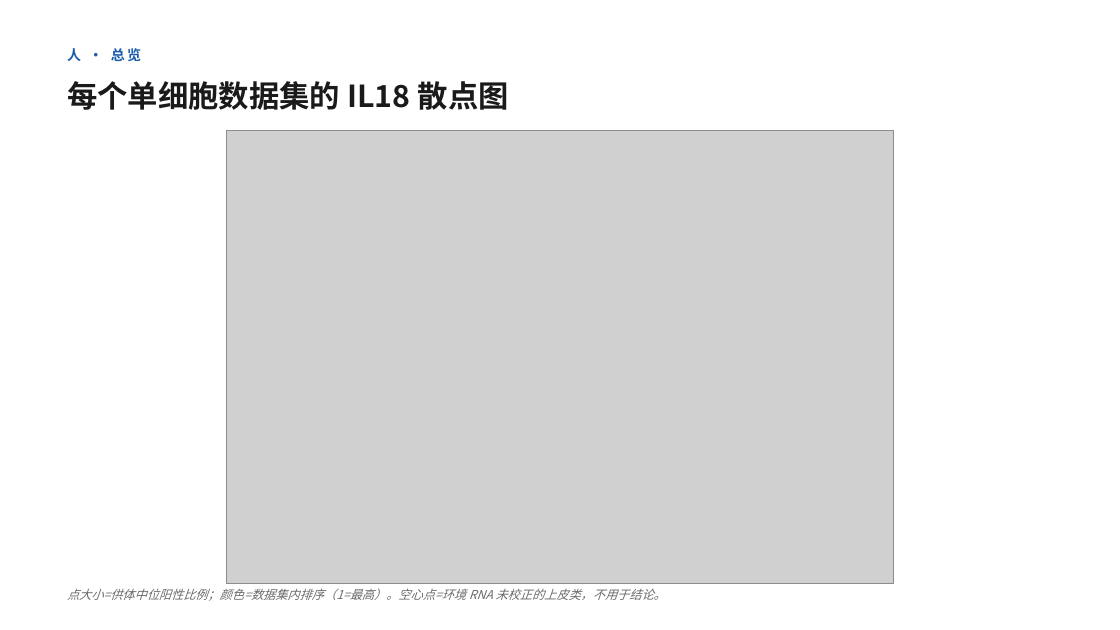
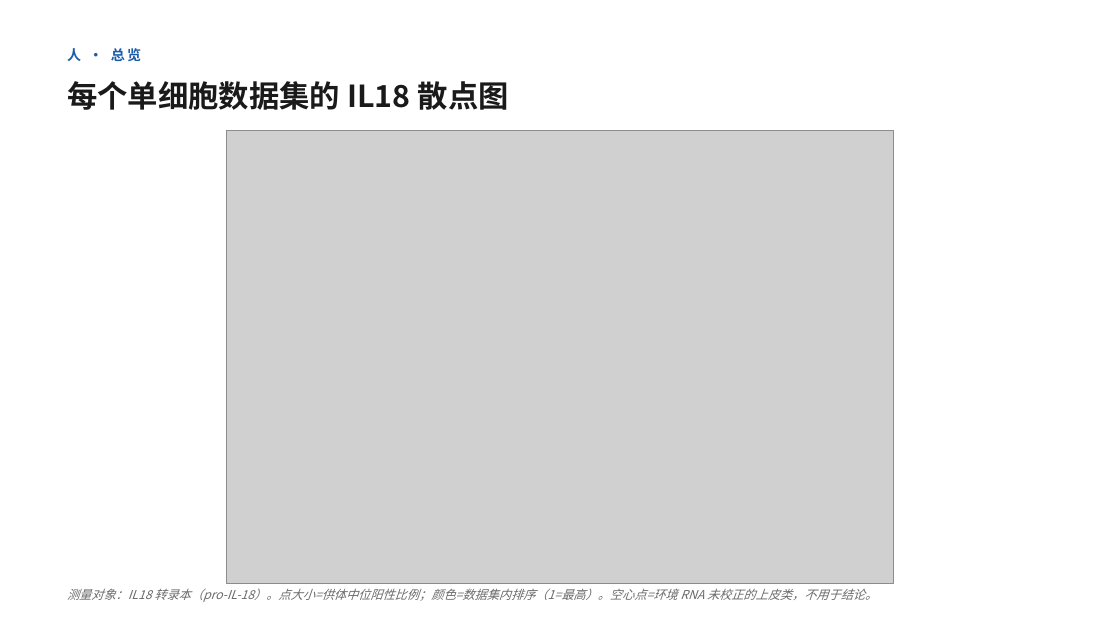
Before and after one commit to 7c96bzczcj-prog/aaa, a slide deck: slide 4 of il18_lung/IL18_lung_celltype.pptx. Drawn at 1120x630 pixels with LibreOffice and Linux fonts; fonts in the diff are those of the drawing; grey boxes stand for pictures. Boxes give left, top, right and bottom in pixels: in the first picture for what was removed or moved away, otherwise in the second. Text is boxed around its words. In the diff, an @@ line names an element or a change of style, - is before the commit and + after.

```diff
--- a/il18_lung/IL18_lung_celltype.pptx
+++ b/il18_lung/IL18_lung_celltype.pptx
@@ text at bbox=[67, 588, 877, 602]: text changed @@
-点大小=供体中位阳性比例；颜色=数据集内排序（1=最高）。空心点=环境 RNA 未校正的上皮类，不用于结论。
+测量对象：IL18 转录本（pro-IL-18）。点大小=供体中位阳性比例；颜色=数据集内排序（1=最高）。空心点=环境 RNA 未校正的上皮类，不用于结论。
```
Also in this commit, not shown: 1 other slide changed, 28 other files.
